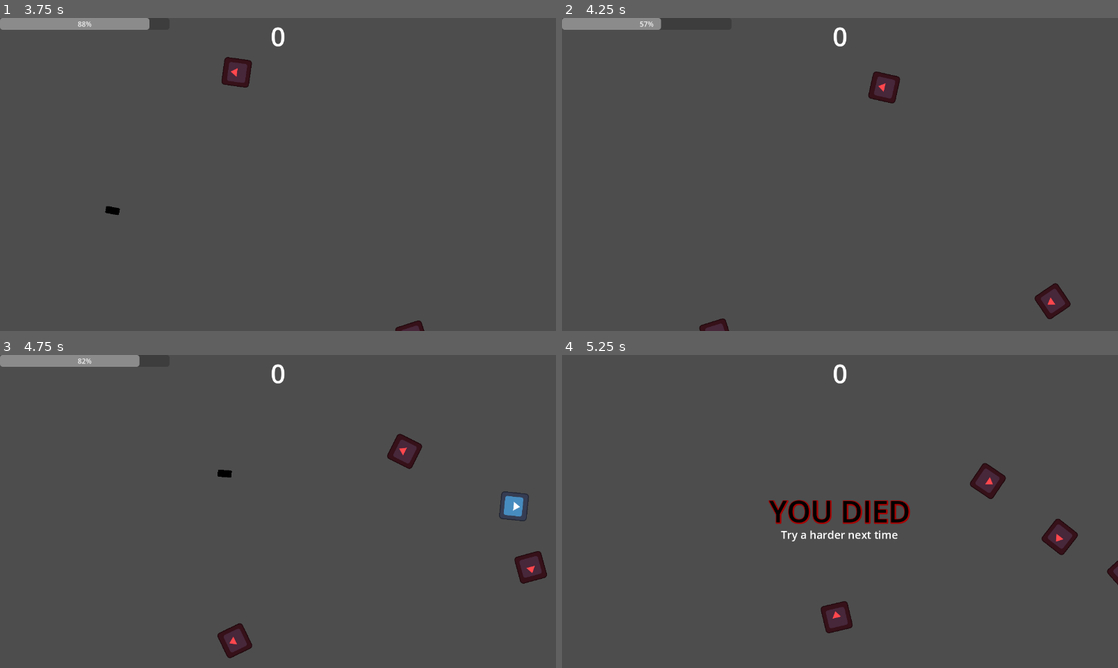
Above: before the commit, frames 1-4 (two rows, left to right).
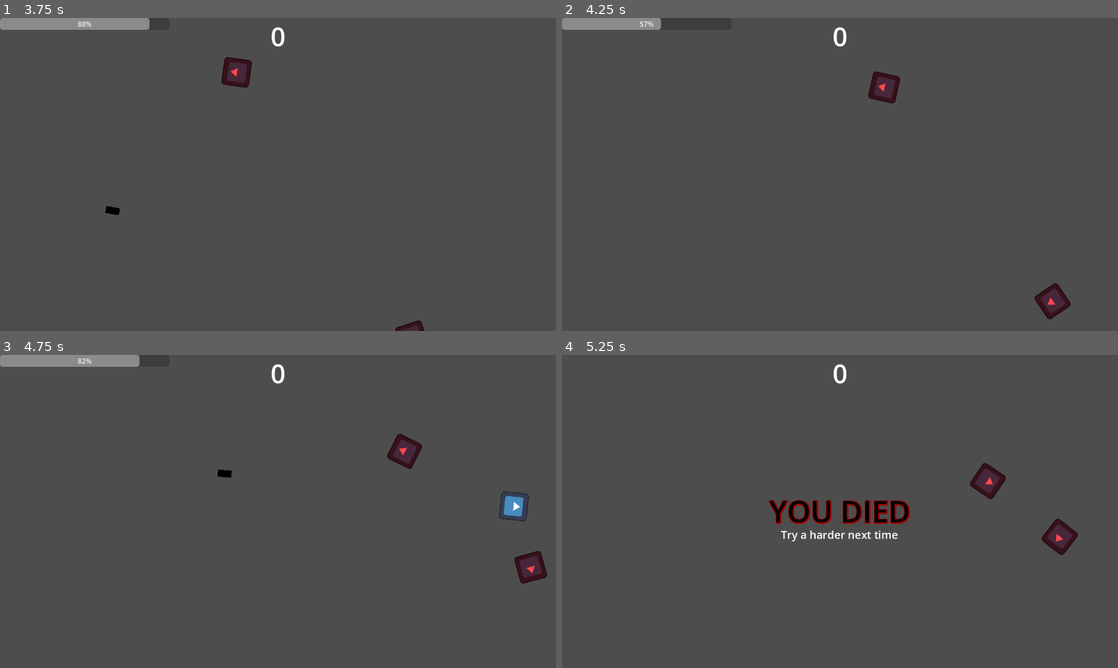
Above: after the commit, the same moments.

Repository: adsuttman/GDTest
Game: Godot game, scene res://main_level.tscn
Two runs of this game, one before a commit and one after it. Both use one fixed random seed, a clock stepped at 60 frames per second and the inputs below. The engine's default icon, where the game draws it, is replaced by a stand-in: a white triangle on a blue panel in a dark square.
Inputs (mouse positions are in pixels of both pictures, inside the frame that each line leads up to):
- Up to frame 1 (3.75 s): tap Enter at 0.5 s; move the mouse to (400, 158) at 0.52 s; hold D (move_right) 0.53-1.28 s; hold Shift (boost) 0.53-1.28 s; move the mouse to (166, 190) at 1.27 s; hold S (move_down) 1.28-2.03 s; tap Space (shoot) at 1.35, 2.85 s; move the mouse to (333, 105) at 2.02 s; hold D (move_right) 2.03-2.78 s; hold Shift (boost) 2.03-2.78 s; move the mouse to (250, 237) at 2.77 s; hold W (move_up) 2.78-3.53 s; move the mouse to (444, 221) at 3.52 s; hold A (move_left) from 3.53 s (still down); hold Shift (boost) from 3.53 s (still down)
- Up to frame 2 (4.25 s): keep holding A (move_left); keep holding Shift (boost)
- Up to frame 3 (4.75 s): keep holding A (move_left); move the mouse to (111, 464) at 4.27 s; release Shift (boost) at 4.28 s; tap Space (shoot) at 4.35 s
- Up to frame 4 (5.25 s): move the mouse to (867, 511) at 5.02 s; release A (move_left) at 5.03 s; hold S (move_down) from 5.03 s (still down); hold Shift (boost) from 5.03 s (still down)

Frame 1 is identical in both runs. In frame 2, 0.2% of the frame differs, in the area x 24-31%, y 96-100%; in frame 3, 0.4%; in frame 4, 0.5%, in the area x 46-100%, y 65-89%.

Commit message:
added waves of enemy spawns

Diff:
--- a/game_manager.gd
+++ b/game_manager.gd
@@ -3,8 +3,8 @@
 @onready var enemy_scene: PackedScene = load("res://enemy.tscn")
 #@onready var player_scene: PackedScene = load("res://player_character.tscn")
 var wave: int = 1
-var enemies_remaining: int = 1
-var spawn_count: int = 1
+var enemies_remaining: int = calculate_enemies(wave)
+var spawn_count: int = 0
 var spawn_points: Array = []
 var level: Node2D
 var spawn_timer: Timer
@@ -38,13 +38,28 @@
 	inst.global_position = random_spawn.global_position
 	level.add_child(inst)
 	inst.enemy_death.connect(handle_enemy_death)
+	spawn_count += 1
+	if spawn_count == calculate_enemies(wave):
+		spawn_timer.stop()
+
+func calculate_enemies(wave: int) -> int:
+	return wave * 2
 
 func increase_score() -> void:
 	score += 1
 	score_updated.emit(score)
 
+func handle_next_wave() ->void:
+	spawn_count = 0
+	wave += 1
+	enemies_remaining = calculate_enemies(wave)
+	spawn_timer.start()
+
 func handle_player_death() -> void:
 	spawn_timer.stop()
 
 func handle_enemy_death() -> void:
+	enemies_remaining -= 1
 	increase_score()
+	if enemies_remaining == 0:
+		handle_next_wave()
